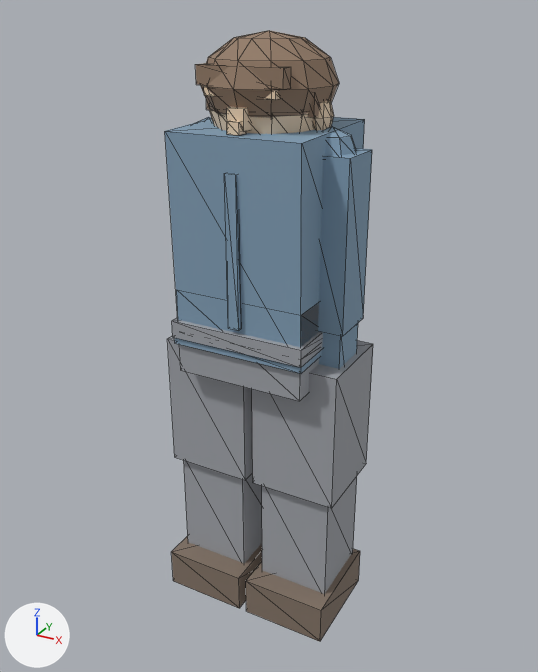
Renders of the glTF model ClientWeb/src/assets/models/characters/char_u_middle.glb from each side of a commit.
One viewpoint serves both versions: a camera (50 mm lens) standing at (0.0949, -0.1729, 0.1743) and looking at (-0.0006, 0.0008, 0.0875). Every picture has the same lights, and +X, +Y and +Z are marked at lower left. The first picture is the older version. Mesh edges are drawn as thin lines. Where no turn or scale is listed for an object, it has been applied to the vertices.

Objects in the first picture: 'CharacterMesh'.
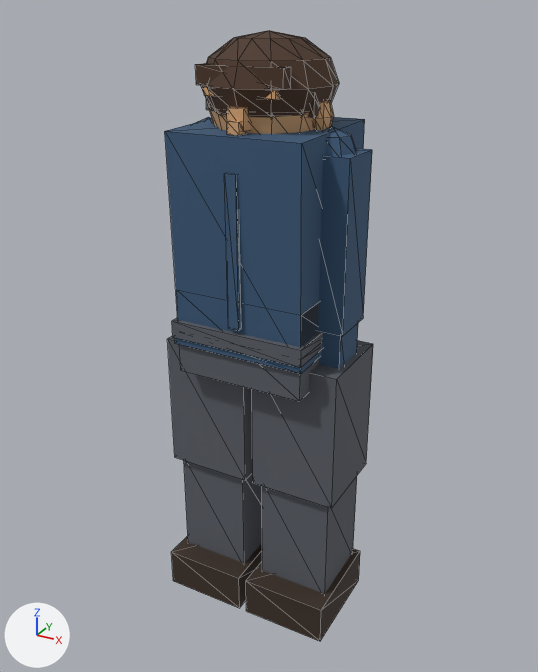
Patch to the scene script:
```diff
--- a/ClientWeb/src/assets/models/characters/char_u_middle.glb.py
+++ b/ClientWeb/src/assets/models/characters/char_u_middle.glb.py
@@ mat_pedestrianhead @@
 mat_pedestrianhead = principled_material('PedestrianHead')
-mat_pedestrianhead.base_color = (0.847, 0.659, 0.471)  # beige #edd4b7
+mat_pedestrianhead.base_color = (0.687, 0.392, 0.188)  # beige #d8a878
 mat_pedestrianhead.roughness = 0.72
@@ mat_pedestrianhair @@
 mat_pedestrianhair = principled_material('PedestrianHair')
-mat_pedestrianhair.base_color = (0.29, 0.196, 0.133)  # brown #937a66
+mat_pedestrianhair.base_color = (0.0685, 0.0319, 0.016)  # brown #4a3222
 mat_pedestrianhair.roughness = 0.8
@@ mat_pedestrianbody @@
 mat_pedestrianbody = principled_material('PedestrianBody')
-mat_pedestrianbody.base_color = (0.227, 0.353, 0.478)  # blue #83a0b8
+mat_pedestrianbody.base_color = (0.0423, 0.102, 0.195)  # dark blue #3a5a7a
 mat_pedestrianbody.roughness = 0.8
@@ mat_pedestrianpants @@
 mat_pedestrianpants = principled_material('PedestrianPants')
-mat_pedestrianpants.base_color = (0.353, 0.369, 0.4)  # grey #a0a4aa
+mat_pedestrianpants.base_color = (0.102, 0.112, 0.133)  # dark grey #5a5e66
 mat_pedestrianpants.roughness = 0.8
@@ mat_pedestrianshoes @@
 mat_pedestrianshoes = principled_material('PedestrianShoes')
-mat_pedestrianshoes.base_color = (0.227, 0.173, 0.133)  # brown #837366
+mat_pedestrianshoes.base_color = (0.0423, 0.0252, 0.016)  # brown #3a2c22
 mat_pedestrianshoes.roughness = 0.8
```

Changed parts and their boxes [x1, y1, x2, y2] in the pictures (538 x 672 px):
'CharacterMesh', recoloured (darker)
    both: [165, 30, 373, 641]
